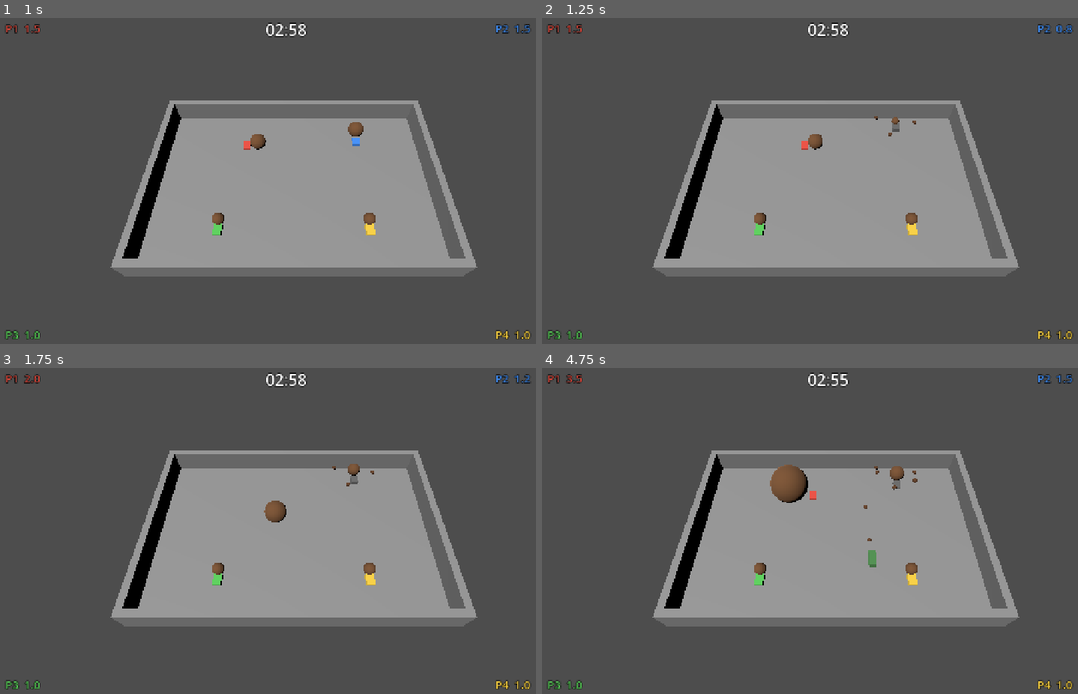
Above: before the commit, frames 1-4 (two rows, left to right).
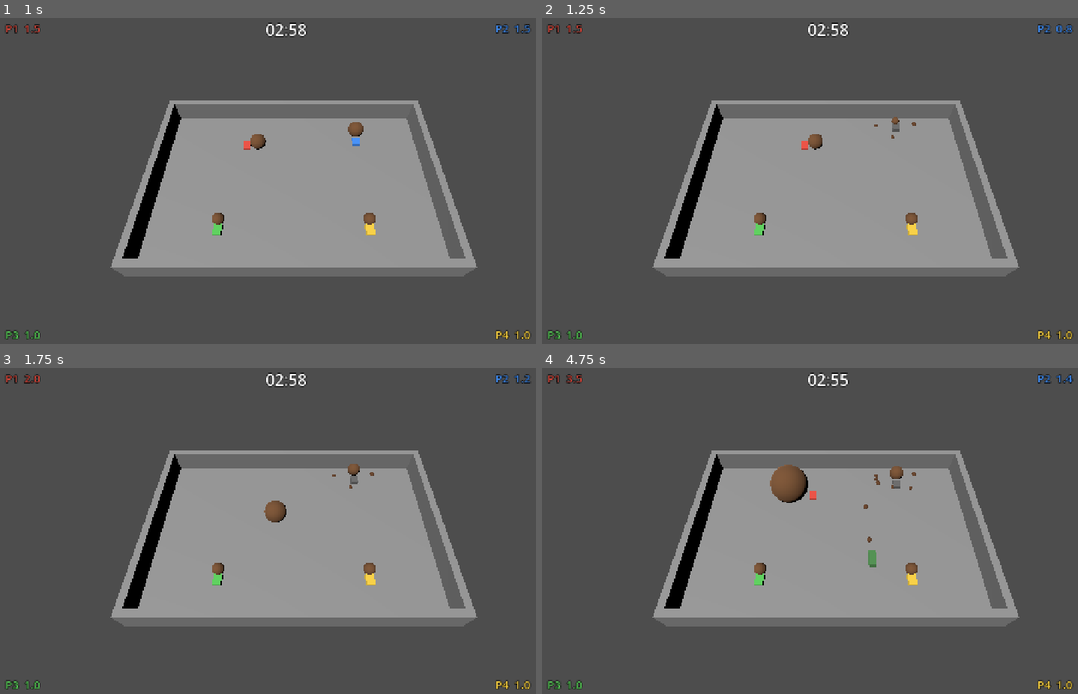
Above: after the commit, the same moments.

Repository: creeamsoda/Funcorogashi
Game: Godot game, scene res://scenes/Game.tscn
The game is run twice, just before and just after one commit, with the same random seed, the same clock (stepped at 60 frames per second) and the same inputs.
Inputs:
- Up to frame 1 (1 s): tap Enter at 0.5 s; hold Right from 0.53 s (still down); tap Shift at 0.6 s; tap Space at 0.77 s
- Up to frame 2 (1.25 s): keep holding Right
- Up to frame 3 (1.75 s): release Right at 1.28 s; hold Down from 1.28 s (still down); tap 1 at 1.35 s; tap Space at 1.52 s
- Up to frame 4 (4.75 s): release Down at 2.03 s; hold Right 2.03-2.78 s; tap 2 at 2.1 s; hold Up 2.78-3.53 s; tap 3 at 2.85 s; tap Space at 3.02, 3.77, 4.52 s; hold Left from 3.53 s (still down); tap 4 at 3.6 s; tap Shift at 4.35 s

Frame 1 is identical in both runs. In frame 2, less than 0.1% of the frame differs, in the area x 61-70%, y 30-38%; in frame 3, less than 0.1%; in frame 4, 0.1%, in the area x 60-99%, y 1-54%.

Commit message:
ドロップ散らばりの場外防止・自己回収防止／地面フンをsize_to_scaleに統一
- 地面ドロップフン(DungPickup)の半径をフン球と同じ size_to_scale 準拠に
- 散らばりをアリーナ境界内かつ本人から min〜max 距離でサンプリング
  (場外に飛び出さない/直近に落とさない)。drop_scatter_min_radius を追加
- headless test drop_bounds_check を追加(場外0・最小距離OK を検証)

Co-Authored-By: Claude Opus 4.8 <noreply@anthropic.com>

Diff:
--- /dev/null
+++ b/scenes/tests/DropBoundsCheck.tscn
@@ -0,0 +1,6 @@
+[gd_scene load_steps=2 format=3]
+
+[ext_resource type="Script" path="res://scripts/tests/drop_bounds_check.gd" id="1"]
+
+[node name="DropBoundsCheck" type="Node3D"]
+script = ExtResource("1")
--- a/scripts/balance_config.gd
+++ b/scripts/balance_config.gd
@@ -33,7 +33,8 @@
 @export_group("Drop & Pickup")
 @export var drop_ratio: float = 0.5                ## 被弾/自滅時のドロップ割合
 @export var drop_scatter_count: int = 4            ## 1回の分裂ドロップ個数
-@export var drop_scatter_radius: float = 2.0       ## 散らばり半径(m)
+@export var drop_scatter_radius: float = 2.0       ## 散らばり半径の最大(m)
+@export var drop_scatter_min_radius: float = 2.0   ## 散らばり半径の最小(m)。本人の直近に落とさない
 @export var pickup_collect_radius: float = 0.4     ## 回収判定の追加余裕(m)
 @export var pickup_despawn_enabled: bool = false   ## 地面フンの自然消滅(既定オフ)
 @export var pickup_despawn_time: float = 10.0      ## 消滅までの秒数
--- a/scripts/dung_pickup.gd
+++ b/scripts/dung_pickup.gd
@@ -45,7 +45,8 @@
 
 
 func _radius() -> float:
-	return maxf(0.2, size * 0.4)
+	# プレイヤーのフン球と同じ式(Dung Growth の Size to Scale)に合わせる。
+	return maxf(0.2, size * Config.balance.size_to_scale)
 
 
 func _build_visual() -> void:
--- a/scripts/player.gd
+++ b/scripts/player.gd
@@ -28,6 +28,10 @@
 ## 開発用キーボードの突進キー(矢印P=/, WASD P=Shift)。
 const ARROWS_DASH_KEY := KEY_SLASH
 const WASD_DASH_KEY := KEY_SHIFT
+## アリーナ内寸(Stage.STAGE_SIZE の半分に一致)。ドロップを場外に出さないために使用。
+const ARENA_HX := 12.0
+const ARENA_HZ := 8.0
+const DROP_MARGIN := 0.6
 
 @export var player_id: int = 0
 @export var input_device: int = -1     ## -1=キーボード矢印 / -2=WASD / 0..=Joy-Conデバイスid / その他=待機
@@ -225,13 +229,31 @@
 	var n: int = maxi(1, Config.balance.drop_scatter_count)
 	var each: float = total / float(n)
 	var ready_at: float = Time.get_ticks_msec() / 1000.0 + Config.balance.stun_duration
+	var origin := global_position
 	for i in n:
 		var pk := DungPickup.create(each, player_id)
 		pk.collectible_at = ready_at # 自分はスタン明けまで回収不可
 		container.add_child(pk)
-		var ang: float = TAU * float(i) / float(n) + randf() * 0.6
-		var r: float = Config.balance.drop_scatter_radius
-		pk.global_position = global_position + Vector3(cos(ang) * r, 0.0, sin(ang) * r)
+		pk.global_position = _drop_position(origin)
+
+
+## 散らばり位置: アリーナ内(場外に出さない) かつ 本人から min〜max の距離(直近には落とさない)。
+func _drop_position(origin: Vector3) -> Vector3:
+	var bx: float = ARENA_HX - DROP_MARGIN
+	var bz: float = ARENA_HZ - DROP_MARGIN
+	var min_r: float = Config.balance.drop_scatter_min_radius
+	var max_r: float = maxf(min_r, Config.balance.drop_scatter_radius)
+	for _attempt in 12:
+		var ang := randf() * TAU
+		var d := randf_range(min_r, max_r)
+		var p := origin + Vector3(cos(ang), 0.0, sin(ang)) * d
+		if absf(p.x) <= bx and absf(p.z) <= bz:
+			return Vector3(p.x, 0.0, p.z)
+	# フォールバック(隅などで内側候補が出なかった時): 中心方向へ min_r 離し境界内へ
+	var to_center := Vector3(-origin.x, 0.0, -origin.z)
+	var dir := to_center.normalized() if to_center.length() > 0.01 else Vector3(0, 0, -1)
+	var fp := origin + dir * min_r
+	return Vector3(clampf(fp.x, -bx, bx), 0.0, clampf(fp.z, -bz, bz))
 
 
 ## --- 入力 ---
--- /dev/null
+++ b/scripts/tests/drop_bounds_check.gd
@@ -0,0 +1,49 @@
+extends Node3D
+## ドロップ散らばりの headless 自動テスト:
+##  壁際で自滅させ、生成フンが (1)アリーナ内に収まる (2)本人から一定距離離れている を検証。
+##  drop_scatter_radius を大きめにして場外飛び出しを誘発しても内側に収まることを確認。
+
+func _ready() -> void:
+	add_child(load("res://scenes/Stage.tscn").instantiate())
+	var dung := Node3D.new()
+	dung.add_to_group("dung_container")
+	add_child(dung)
+
+	# 散らばり半径を大きめに上書きして厳しめに試す
+	Config.balance.drop_scatter_radius = 12.0
+	Config.balance.drop_scatter_count = 8
+
+	var p: Player = (load("res://scenes/Player.tscn") as PackedScene).instantiate()
+	p.player_id = 0
+	p.input_device = 9999
+	add_child(p)
+	p.global_position = Vector3(11.0, 0, 5.0) # 東の壁ぎわ
+	p.facing = Vector3(1, 0, 0)
+	await get_tree().physics_frame
+	await get_tree().physics_frame
+	p.facing = Vector3(1, 0, 0)
+	p._start_dash()
+	await get_tree().create_timer(0.9).timeout
+
+	var origin := p.global_position
+	var min_r: float = Config.balance.drop_scatter_min_radius
+	var count := 0
+	var all_inside := true
+	var all_far := true
+	var nearest := 1e9
+	for c in dung.get_children():
+		if c is DungPickup:
+			count += 1
+			var pos: Vector3 = c.global_position
+			if absf(pos.x) > 12.01 or absf(pos.z) > 8.01:
+				all_inside = false
+			var dist := Vector2(pos.x - origin.x, pos.z - origin.z).length()
+			nearest = minf(nearest, dist)
+			if dist < min_r - 0.5:
+				all_far = false
+
+	var ok: bool = count > 0 and all_inside and all_far
+	print("[drop_bounds_check] result=", ("PASS" if ok else "FAIL"),
+		"  count=", count, " inside=", all_inside, " far>=", min_r, "=", all_far,
+		" nearest=", "%.2f" % nearest)
+	get_tree().quit(0 if ok else 1)
Not shown, added: scripts/tests/drop_bounds_check.gd.uid
